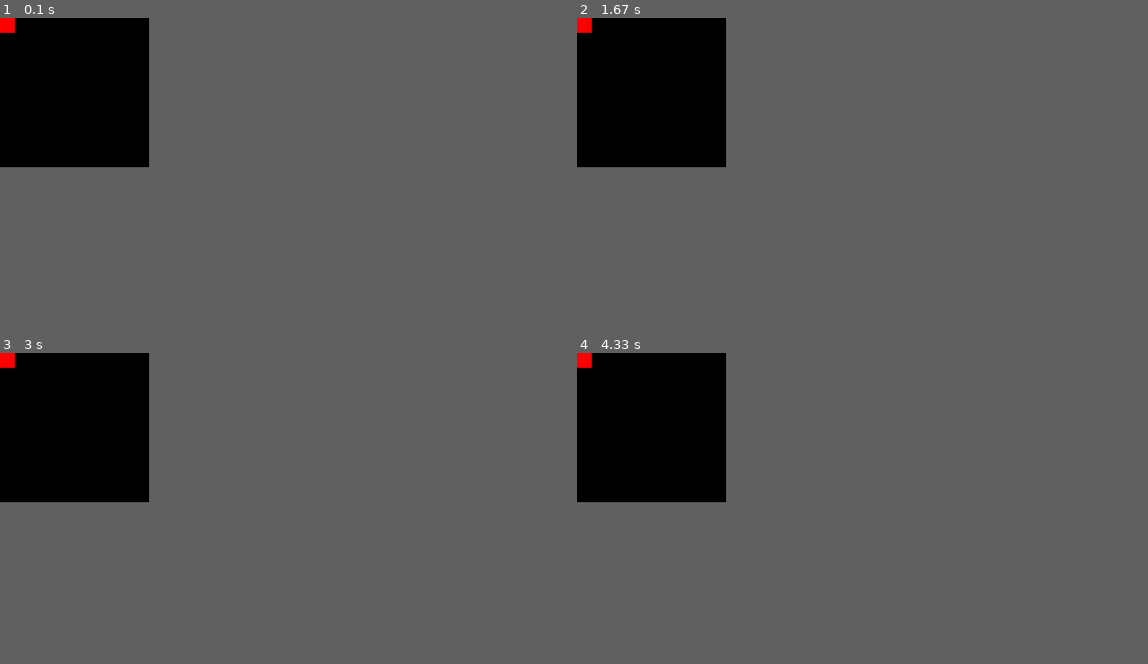
Above: before the commit, frames 1-4 (two rows, left to right).
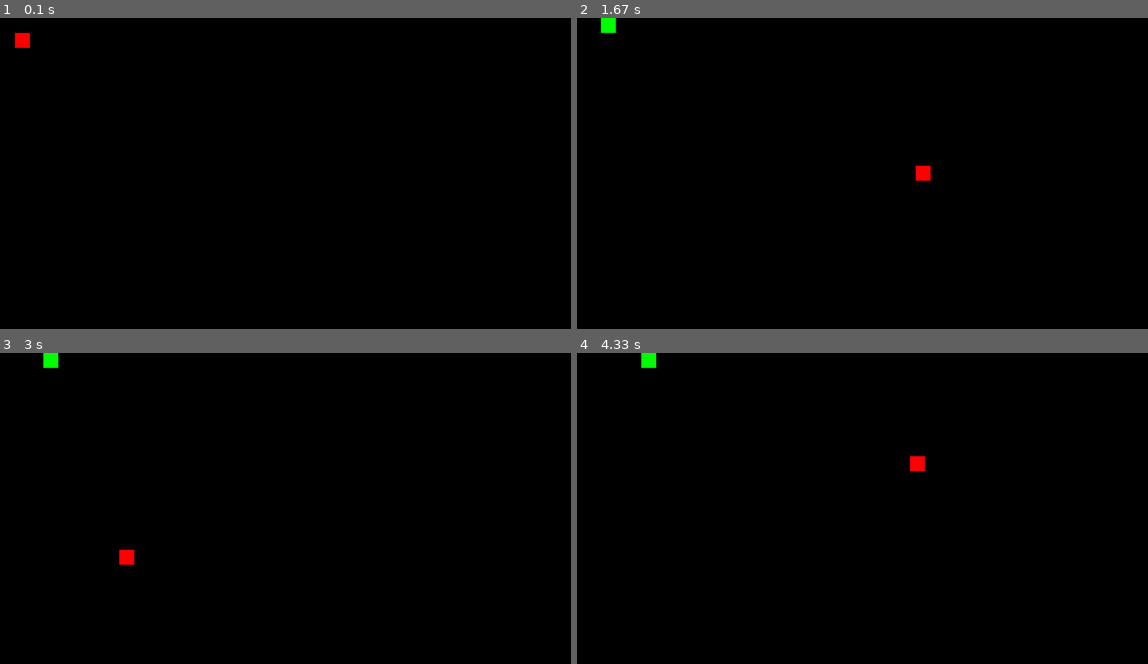
Above: after the commit, the same moments.

Repository: ImSurfinBird/Python-testing
Game: pygame game, started from main.py
Two runs of this game, one before a commit and one after it. Both use one fixed random seed, a clock stepped at 60 frames per second and the inputs below.
Inputs (mouse positions are in pixels of both pictures, inside the frame that each line leads up to):
- Up to frame 1 (0.1 s): no input
- Up to frame 2 (1.67 s): press the mouse at (599, 39) at 0.37 s; move the mouse to (639, 83) at 0.47 s; release the mouse at (685, 126) at 0.6 s; press the mouse at (685, 126) at 0.7 s; move the mouse to (799, 189) at 0.8 s; release the mouse at (913, 251) at 0.93 s; press the mouse at (913, 251) at 1.1 s; move the mouse to (919, 210) at 1.2 s; move the mouse to (925, 173) at 1.3 s; release the mouse at (925, 173) at 1.33 s; press the mouse at (925, 173) at 1.5 s; move the mouse to (896, 117) at 1.6 s
- Up to frame 3 (3 s): release the mouse at (291, 396) at 1.73 s; press the mouse at (291, 396) at 1.9 s; move the mouse to (279, 508) at 2 s; release the mouse at (274, 620) at 2.13 s; press the mouse at (274, 620) at 2.3 s; move the mouse to (199, 589) at 2.4 s; release the mouse at (125, 558) at 2.53 s; press the mouse at (125, 558) at 2.7 s; move the mouse to (234, 486) at 2.8 s; release the mouse at (348, 418) at 2.93 s
- Up to frame 4 (4.33 s): press the mouse at (925, 418) at 3.1 s; move the mouse to (999, 474) at 3.2 s; move the mouse to (1079, 533) at 3.3 s; release the mouse at (1079, 533) at 3.33 s; press the mouse at (1079, 533) at 3.5 s; move the mouse to (879, 530) at 3.6 s; release the mouse at (685, 527) at 3.73 s; press the mouse at (685, 527) at 3.9 s; move the mouse to (799, 496) at 4 s; release the mouse at (919, 464) at 4.13 s; press the mouse at (919, 464) at 4.3 s
The window is 235x235 before the commit and 900x490 after it. Grey fills any space a smaller window leaves; there, only what the larger window draws over its background counts as a difference.

The runs differ from the first frame. In frame 1, 0.3% of the frame differs, in the area x 0-6%, y 0-10%; in frame 2, 0.4%, in the area x 0-62%, y 0-53%; in frame 3, 0.4%; in frame 4, 0.4%.

Commit message:
Updated main logic

Diff:
--- a/main.py
+++ b/main.py
@@ -15,7 +15,24 @@
 
 
 class Suffer:
-    def destroy_object(self, object_data):
+    def duplicate_object(self, object_name):
+        self.active[self.key] = self.objects[object_name].copy()
+        self.key += 1
+
+    def move(self, direction, object_data):
+        self.remove_object(object_data)
+        if direction == 'UP':
+            object_data['y'] -= object_data['speed']
+        if direction == 'DOWN':
+            object_data['y'] += object_data['speed']
+        if direction == 'LEFT':
+            object_data['x'] -= object_data['speed']
+        if direction == 'RIGHT':
+            object_data['x'] += object_data['speed']
+        self.create_object(object_data)
+        return object_data
+
+    def remove_object(self, object_data):
         pg.draw.rect(self.win, self.bg, (object_data['x'], object_data['y'], object_data['width'], object_data['height']))
         pg.display.update()
 
@@ -30,15 +47,31 @@
             'width': 50,
             'height': 50,
             'color': (255, 0, 0),
-            'x': 0,
-            'y': 0,
+            'x': 50,
+            'y': 50,
             'displayed': True,
             'drag': True,
             'dragging': False,
+            'moving': False,
+            'type': "Rectangle",
+        }
+        enemy = {
+            'name': "enemy",
+            'width': 50,
+            'height': 50,
+            'color': (0, 255, 0),
+            'x': 0,
+            'y': 0,
+            'displayed': False,
+            'drag': False,
+            'dragging': False,
+            'speed': 5,
+            'moving': True,
             'type': "Rectangle",
         }
         self.objects = {
             object1['name']: object1,
+            enemy['name']: enemy,
         }
         for x in self.objects:
             if self.objects[x]['displayed']:
@@ -49,7 +82,7 @@
             object_data['dragging'] = True
         if self.m[0] == 0 and object_data['dragging']:
             object_data['dragging'] = False
-            self.destroy_object(object_data)
+            self.remove_object(object_data)
             object_data['x'] = self.p[0] - int(object_data['width'] / 2)
             object_data['y'] = self.p[1] - int(object_data['height'] / 2)
             self.create_object(object_data)
@@ -58,9 +91,12 @@
     def __init__(self):
         #Initialize background variables:
         self.bg = (0, 0, 0)
-        self.window_size = (500, 500)
+        self.window_size = (1910, 1040)
         self.drags = {}
         run = True
+        self.counter = -1
+        self.key = 0
+        self.active = {}
 
         pg.init()
         self.win = pg.display.set_mode(self.window_size)
@@ -77,11 +113,17 @@
 
             self.m = pg.mouse.get_pressed()
             self.p = pg.mouse.get_pos()
+            self.counter += 1
+
+            if self.counter % 100 == 0:
+                self.duplicate_object('enemy')
 
             for x in self.objects:
                 if self.objects[x]['drag']:
                     self.objects[x] = self.drag_and_drop(self.objects[x])
-
+            for x in self.active:
+                if self.active[x]['moving']:
+                    self.active[x] = self.move('RIGHT', self.active[x])
 
 
 Suffer()
